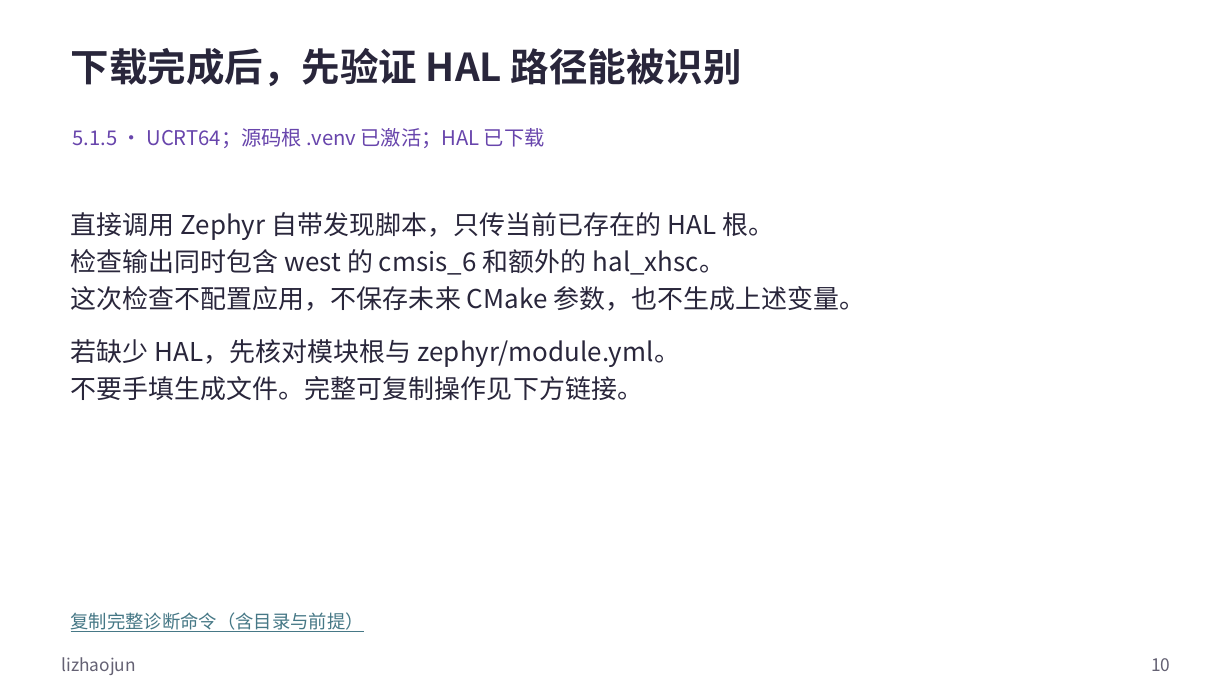
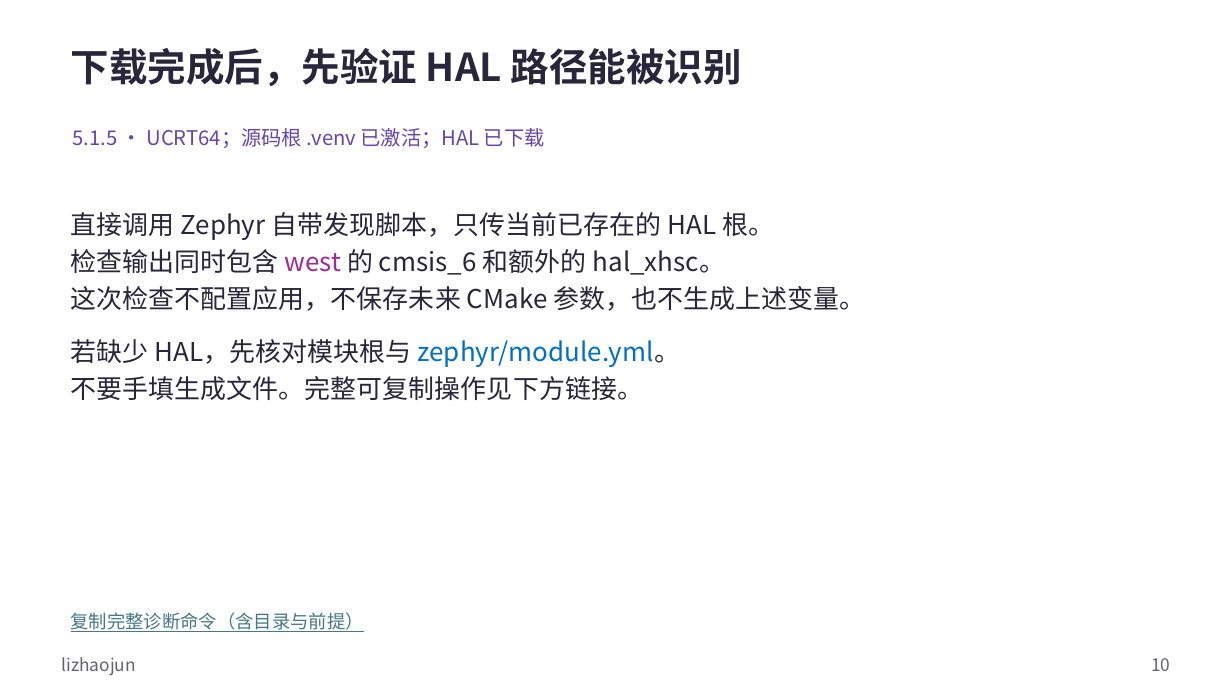
Before and after one commit to FormingSystem/zephyr_hc32f4a0, a slide deck: slide 10 of learning/P01_zephyr_make_project/slides/P005_源码模块接入Zephyr工程_Windows.pptx. Drawn at 1232x693 pixels with LibreOffice and Linux fonts; fonts in the diff are those of the drawing. Boxes give left, top, right and bottom in pixels: in the first picture for what was removed or moved away, otherwise in the second. Text is boxed around its words. In the diff, an @@ line names an element or a change of style, - is before the commit and + after.

Commit message:
content(learning/modules): 统一源码模块接入图示与代码样式
- 区分模块路径、YAML 字段、派生变量与 CMake 接口，补图例并校正下载及新增板章节的导航文字。
- 正式 PPT 与可重建原生源同步，保留封面、媒体、批注和非正文页脚署名。

```diff
--- a/learning/P01_zephyr_make_project/slides/P005_源码模块接入Zephyr工程_Windows.pptx
+++ b/learning/P01_zephyr_make_project/slides/P005_源码模块接入Zephyr工程_Windows.pptx
@@ text at (x1=71, y1=249, x2=726, y2=367): text colour #29263B to #A02B93 in "west"; text colour #29263B to #0070C0 in "zephyr/module.yml。" @@
```
Also in this commit, not shown: 11 other slides changed, 14 other files.
